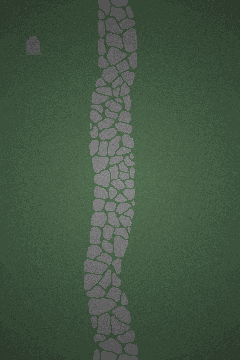
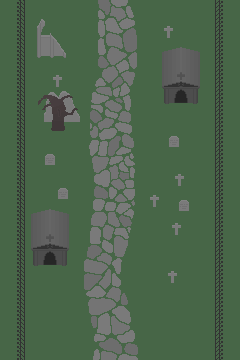
Layers edited between the first and the second 240px x 360px image:
added layer "tree" above "Pasted Layer" over [38,95,78,131]
added layer "Pasted Layer" above "Layer #6" over [162,47,200,104]
added layer "Layer #6" above "Layer #7" over [168,271,177,283]
added layer "Layer #7" above "Layer #5" over [164,26,173,38]
painted on "Layer #5" over [53,75,62,87]
showed "Layer #4", painted on it over [23,57,184,186]
painted on "Layer #3" over [0,0,240,360]
added layer "Layer #1" above "Layer copy #2" over [150,195,159,207]
added layer "Layer copy #2" above "Layer copy #1" over [179,200,189,211]
added layer "Layer copy #1" above "Layer copy" over [58,188,68,199]
added layer "Layer copy" above "Layer" over [169,136,179,147]
moved "Layer" above "Layer #2", painted on it over [45,0,138,360]
"Layer #2": opacity 67% → 100%, moved it above "crypt", painted on it, unmasked it over [0,0,240,360]
removed layer "Pasted Layer #1" over [25,36,41,55]
added layer "crypt" above "path" over [31,209,69,266]
added layer "path" above "fence" over [84,0,138,360]
added layer "fence" above "Layer #9" over [17,0,223,360]
added layer "Layer #9" above "Layer #8" over [37,19,80,122]
added layer "graveyard.png" over [0,0,240,360]
